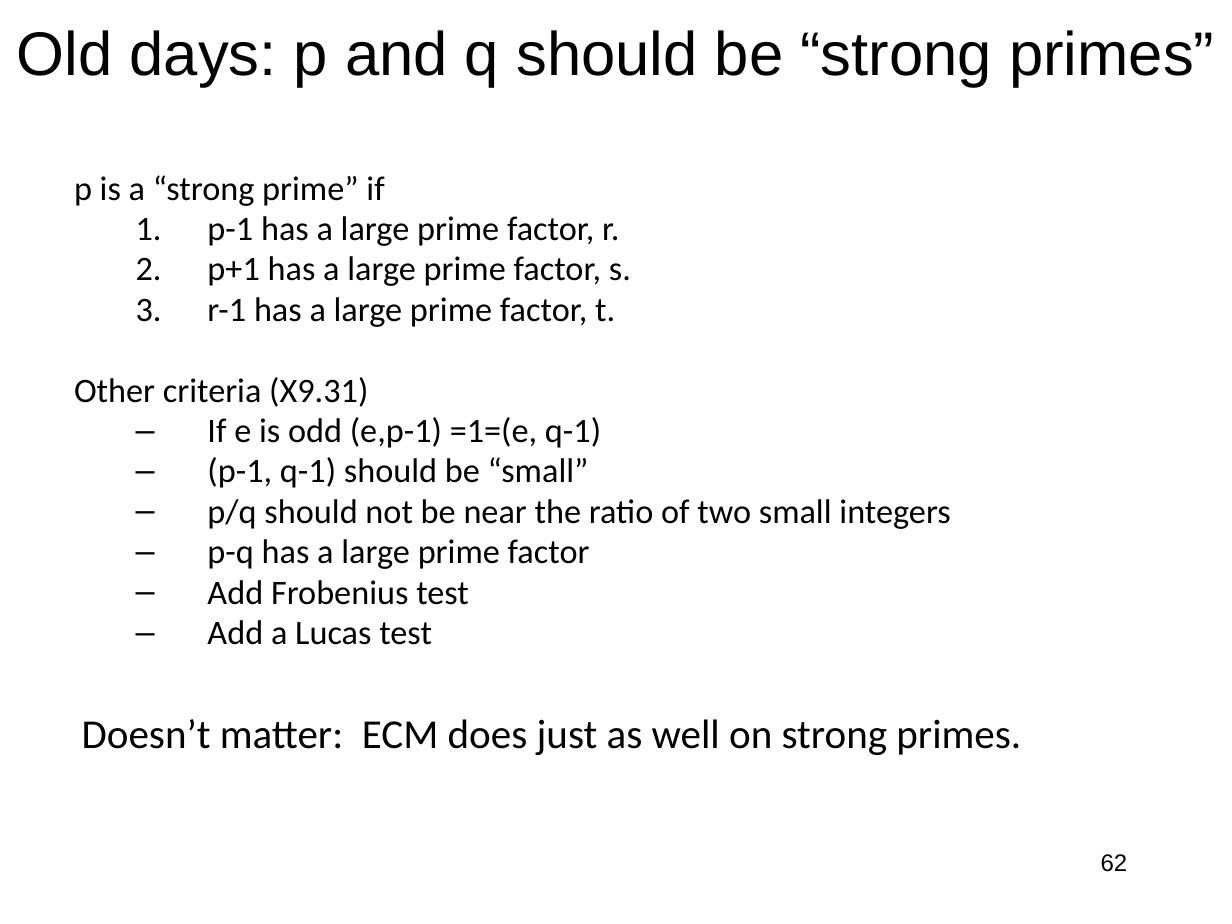
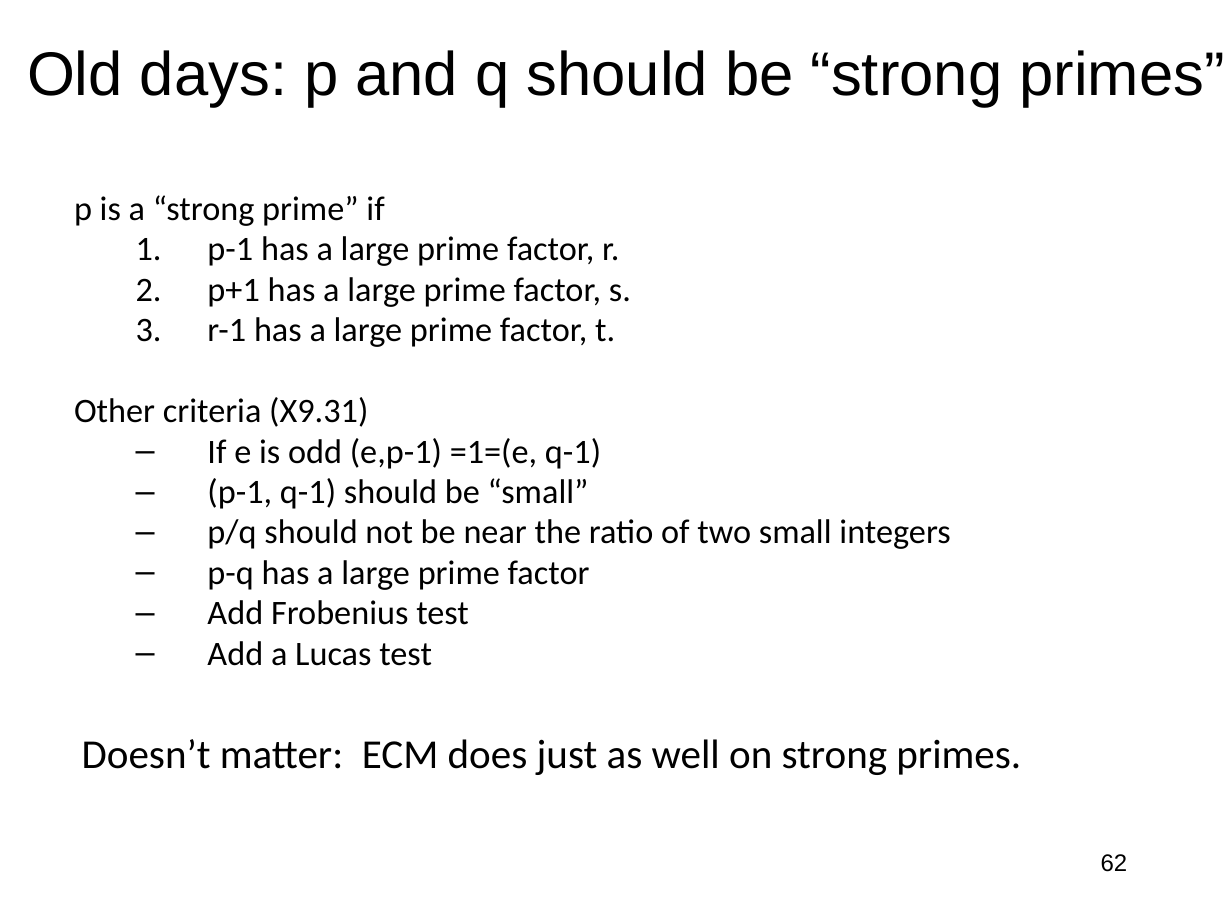
Before and after one commit to jlmucb/class_notes, a slide deck: slide 62 of BerkeleyClass/CS290Spring2013/Lectures/Cryptoclass7.pptx. Drawn at 1232x924 pixels with LibreOffice and Linux fonts; fonts in the diff are those of the drawing. Boxes give left, top, right and bottom in pixels: in the first picture for what was removed or moved away, otherwise in the second. Text is boxed around its words. In the diff, an @@ line names an element or a change of style, - is before the commit and + after.

```diff
--- a/BerkeleyClass/CS290Spring2013/Lectures/Cryptoclass7.pptx
+++ b/BerkeleyClass/CS290Spring2013/Lectures/Cryptoclass7.pptx
@@ title "Old days: p and q ...": place and size @@
-title "Old days: p and q ..." at (17, 30, 1214, 87)
+title "Old days: p and q ..." at (27, 50, 1224, 106)
@@ text "p is a “strong prime” ...": place and size @@
-text "p is a “strong prime” ..." at (74, 175, 1021, 755)
+text "p is a “strong prime” ..." at (74, 195, 1021, 775)
```
Also in this commit, not shown: 2 other slides changed, 13 other files.
